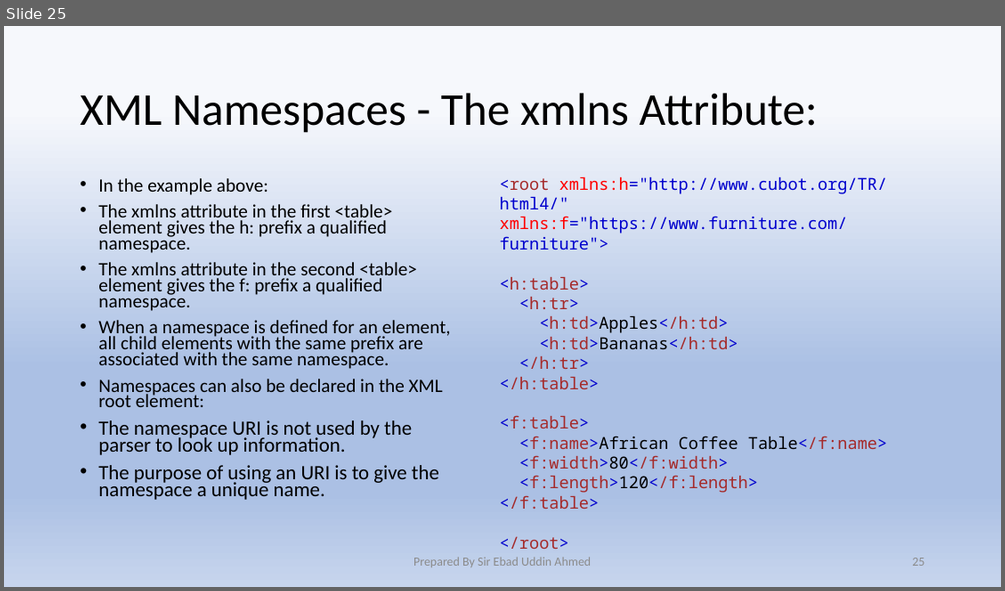
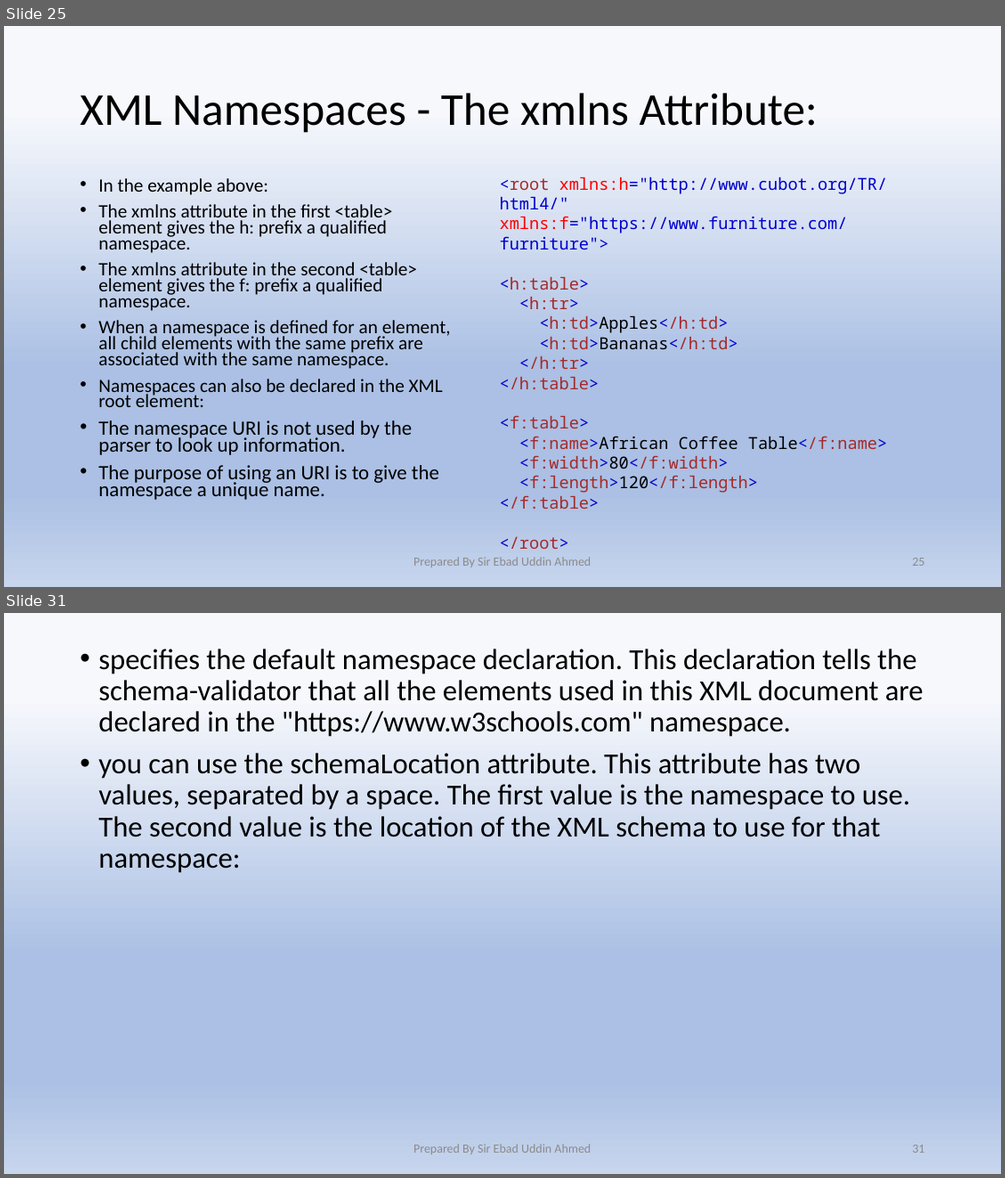
Before and after one commit to Ebad-uddin/Documentation, a slide deck: XML.pptx. Shown one above the other, each under a label of ours: slide 25 before the commit, slides 25 and 31 after it; the slides between them are not shown. The pictures are 1005x591 and 1005x1178 pixels, drawn with LibreOffice and Linux fonts; fonts in the diff are those of the drawing. Boxes give left, top, right and bottom in pixels: in the first picture for what was removed or moved away, otherwise in the second. Text is boxed around its words. In the diff, an @@ line names an element or a change of style, - is before the commit and + after.

```diff
--- a/XML.pptx
+++ b/XML.pptx
@@ slide 31 added at (x1=4, y1=613, x2=1001, y2=1174), background gradient #F6F8FC to #ABC0E4 to #C7D5ED @@
@@ text added at (x1=98, y1=649, x2=923, y2=873), 28 pt, text #000000 @@
+• specifies the default namespace declaration. This declaration tells the schema-validator that all the elements used in this XML document are declared in the "https://www.w3schools.com" namespace.
+• you can use the schemaLocation attribute. This attribute has two values, separated by a space. The first value is the namespace to use. The second value is the location of the XML schema to use for that namespace:
@@ text added at (x1=413, y1=1143, x2=591, y2=1154), 12 pt, text #8C8C8C @@
+Prepared By Sir Ebad Uddin Ahmed
@@ page number added at (x1=912, y1=1144, x2=924, y2=1152), 12 pt, text #8C8C8C @@
+31
```
Also in this commit, not shown: 2 slides changed, 4 other slides added.
